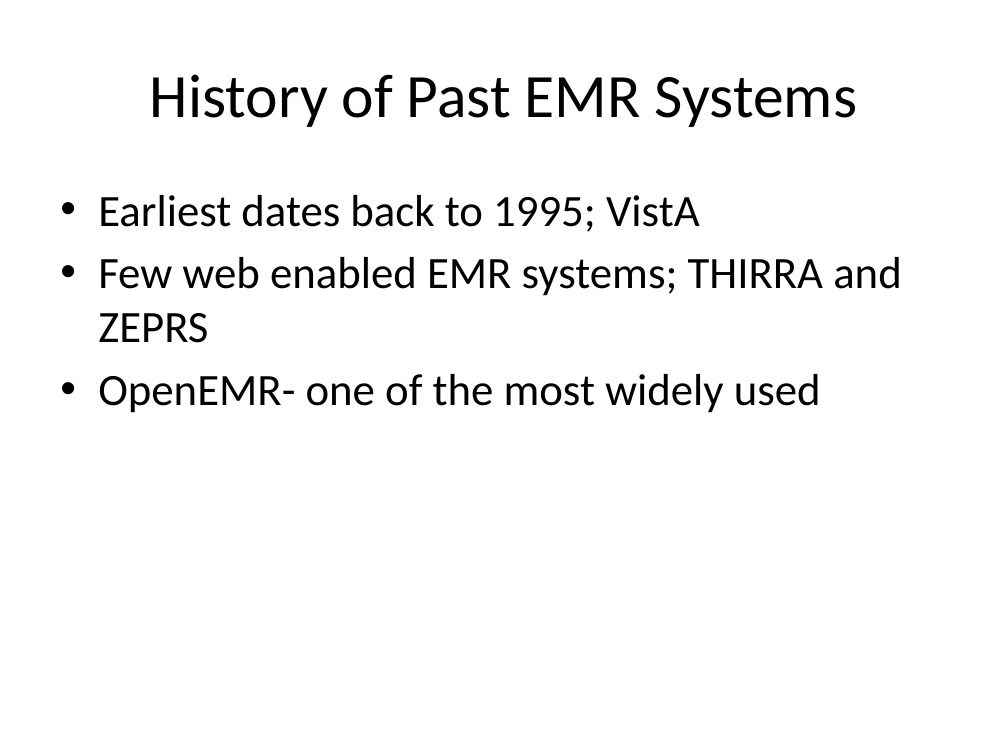
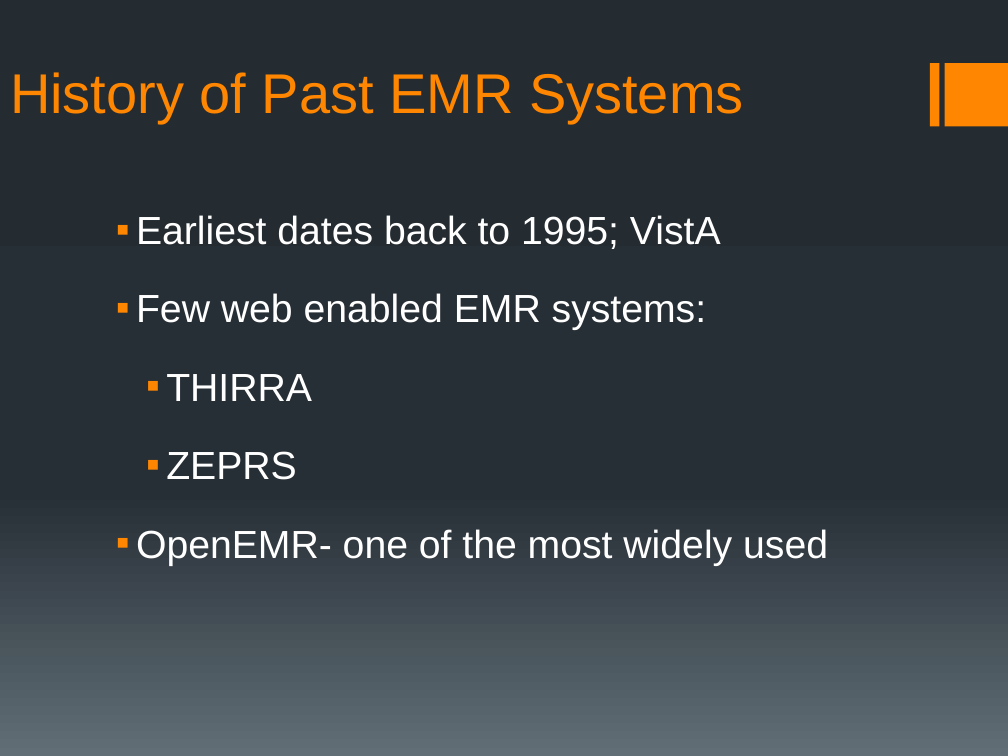
Before and after one commit to rmkane/semrs, a slide deck: slide 4 of MidTerm/Midterm_presentation_SEMRS.pptx. Drawn at 1008x756 pixels with LibreOffice and Linux fonts; fonts in the diff are those of the drawing. Boxes give left, top, right and bottom in pixels: in the first picture for what was removed or moved away, otherwise in the second. Text is boxed around its words. In the diff, an @@ line names an element or a change of style, - is before the commit and + after.

```diff
--- a/MidTerm/Midterm_presentation_SEMRS.pptx
+++ b/MidTerm/Midterm_presentation_SEMRS.pptx
@@ background #FFFFFF to gradient #242C33 to #273037 to #636D76 @@
@@ title "History of Past EMR Systems": place and size @@
-title "History of Past EMR Systems" at (150, 74, 857, 127)
+title "History of Past EMR Systems" at (10, 72, 744, 123)
@@ title "History of Past EMR Systems" at (10, 72, 744, 123): size 44 to 40 pt, font Calibri to Arial, text colour #000000 to #FF8600; alignment centre to left; vertical alignment middle to bottom @@
@@ rectangle added at (929, 64, 938, 127), fill #FF8600 @@
@@ rectangle added at (944, 64, 1008, 127), fill #FF8600 @@
@@ text "Earliest dates back to 1995; ...": place and size @@
-text "Earliest dates back to 1995; ..." at (98, 195, 902, 413)
+text "Earliest dates back to 1995; ..." at (136, 215, 828, 566)
@@ text at (136, 215, 828, 566): size 32 to 28 pt, font Calibri to Arial, text colour #000000 to #FFFFFF in "Earliest dates back to 1995; VistA", "OpenEMR- one of the most widely used"; bullet • to ▪; line spacing 1 to 1.5 @@
@@ text at (136, 293, 706, 480): text changed; size 32 to 28 pt; font Calibri to Arial; text colour #000000 to #FFFFFF @@
-• Few web enabled EMR systems; THIRRA and ZEPRS
+▪ Few web enabled EMR systems:
+  ▪ THIRRA
+  ▪ ZEPRS
```
Also in this commit, not shown: 8 other slides changed, 1 other file.
